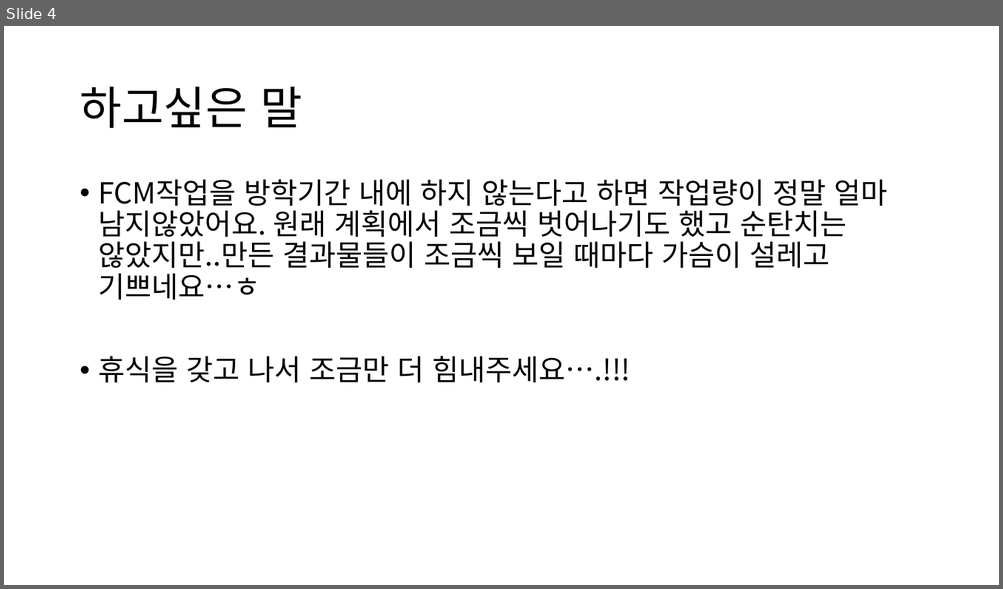
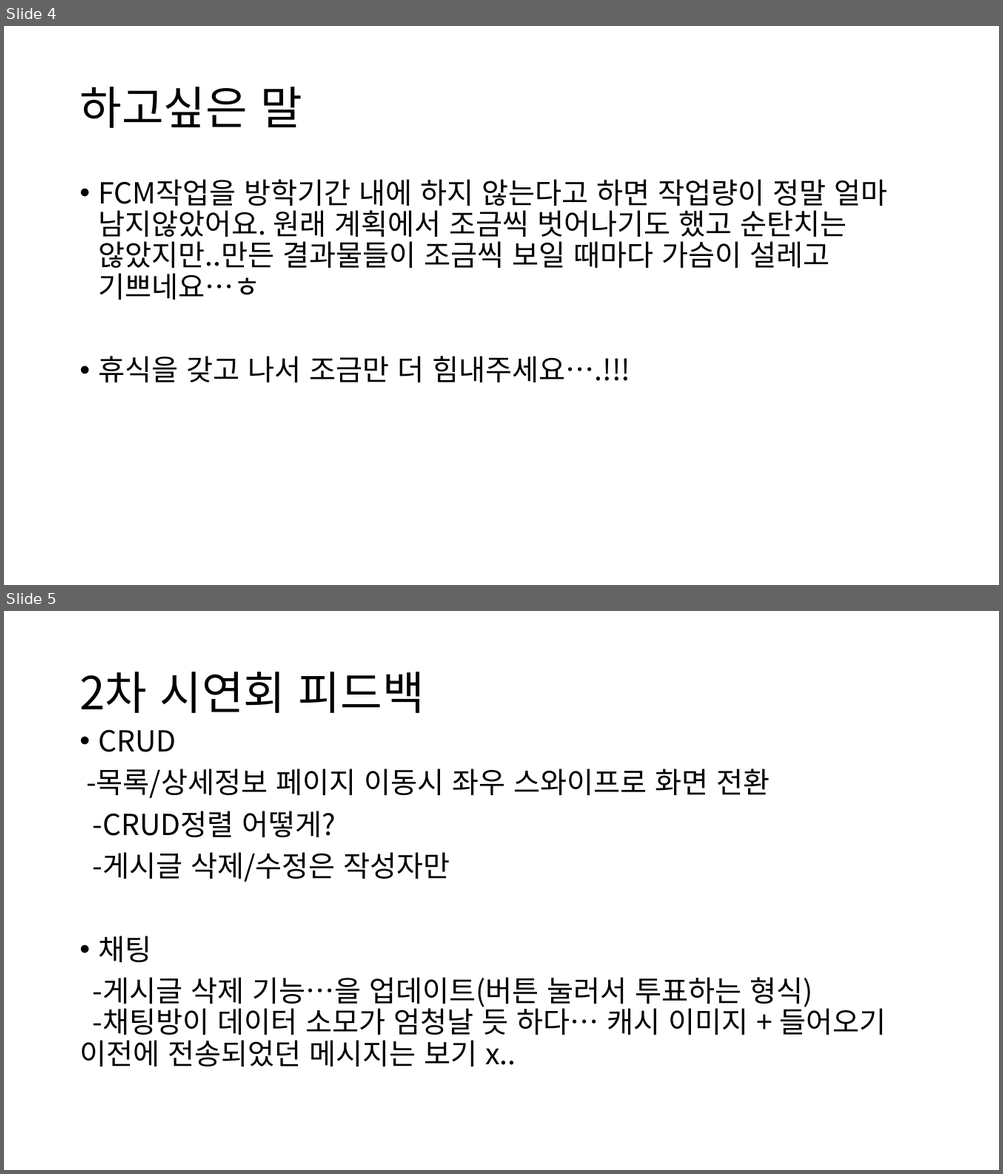
Before and after one commit to jonbee0427/Link2021, a slide deck: 일정/01_29.pptx. Shown one above the other, each under a label of ours: slide 4 before the commit, slides 4 and 5 after it. The pictures are 1003x589 and 1003x1174 pixels, drawn with LibreOffice and Linux fonts; fonts in the diff are those of the drawing. Boxes give left, top, right and bottom in pixels: in the first picture for what was removed or moved away, otherwise in the second. Text is boxed around its words. In the diff, an @@ line names an element or a change of style, - is before the commit and + after.

Commit message:
2차 피드백 추가한 ppt, pdf

```diff
--- a/일정/01_29.pptx
+++ b/일정/01_29.pptx
@@ slide 5 added at [4, 611, 999, 1170], background #FFFFFF @@
@@ title added at [79, 672, 424, 713], 44 pt, text #000000 @@
+2차 시연회 피드백
@@ text added at [79, 729, 885, 1067], 28 pt, text #000000 @@
+• CRUD
+-목록/상세정보 페이지 이동시 좌우 스와이프로 화면 전환
+-CRUD정렬 어떻게?
+-게시글 삭제/수정은 작성자만
+• 채팅
+-게시글 삭제 기능…을 업데이트(버튼 눌러서 투표하는 형식)
+-채팅방이 데이터 소모가 엄청날 듯 하다… 캐시 이미지 + 들어오기 이전에 전송되었던 메시지는 보기 x..
```
Also in this commit, not shown: 2 other files.
